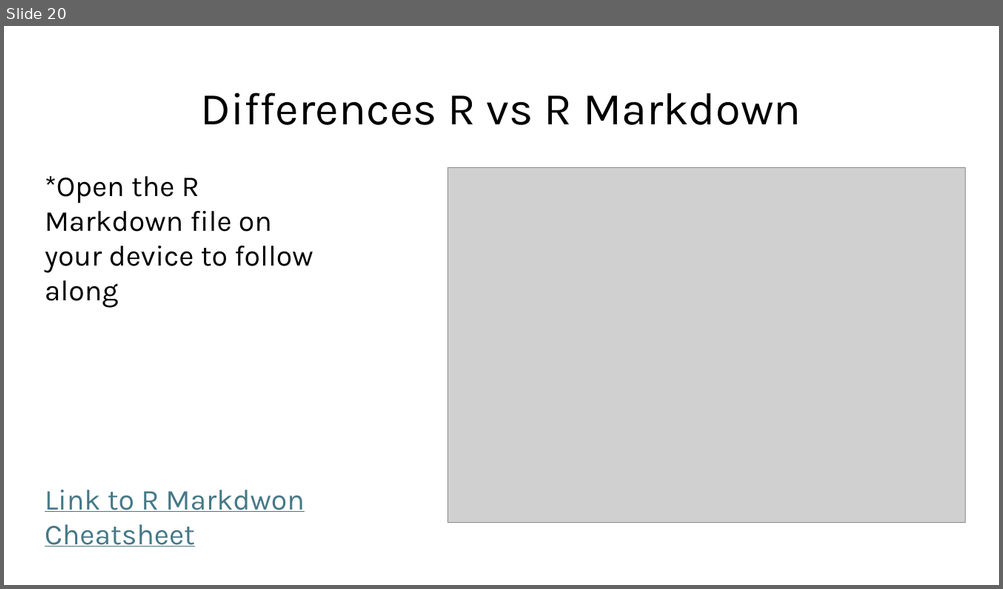
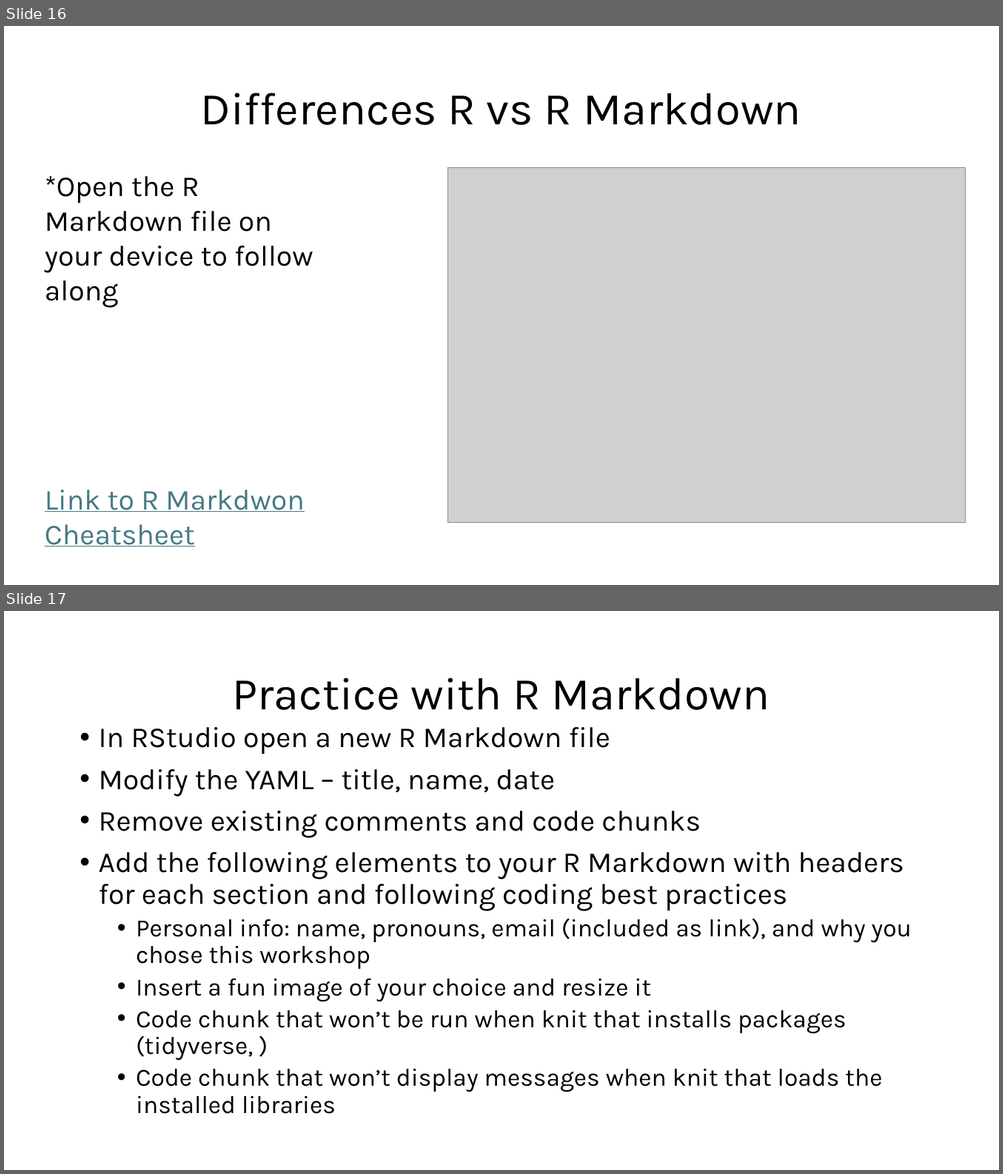
Before and after one commit to marissadyck/reproducible-research-R-ASM, a slide deck: docs/Reproducible research in R.pptx. Shown one above the other, each under a label of ours: slide 20 before the commit, slides 16 and 17 after it. The pictures are 1003x589 and 1003x1174 pixels, drawn with LibreOffice and Linux fonts; fonts in the diff are those of the drawing; grey boxes stand for pictures. Boxes give left, top, right and bottom in pixels: in the first picture for what was removed or moved away, otherwise in the second. Text is boxed around its words. In the diff, an @@ line names an element or a change of style, - is before the commit and + after.

```diff
--- a/docs/Reproducible research in R.pptx
+++ b/docs/Reproducible research in R.pptx
@@ slide 17 added at (4, 611, 999, 1170), background #FFFFFF @@
@@ title added at (232, 678, 770, 710), 44 pt, text #000000 @@
+Practice with R Markdown
@@ text added at (99, 727, 911, 1114), 24 pt, text #000000 @@
+• In RStudio open a new R Markdown file
+• Modify the YAML – title, name, date
+• Remove existing comments and code chunks
+• Add the following elements to your R Markdown with headers for each section and following coding best practices
+  • Personal info: name, pronouns, email (included as link), and why you chose this workshop
+  • Insert a fun image of your choice and resize it
+  • Code chunk that won’t be run when knit that installs packages (tidyverse, )
+  • Code chunk that won’t display messages when knit that loads the installed libraries
@@ what was slide 20 is now slide 16 @@
```
Also in this commit, not shown: 1 slide changed, 3 other files.
